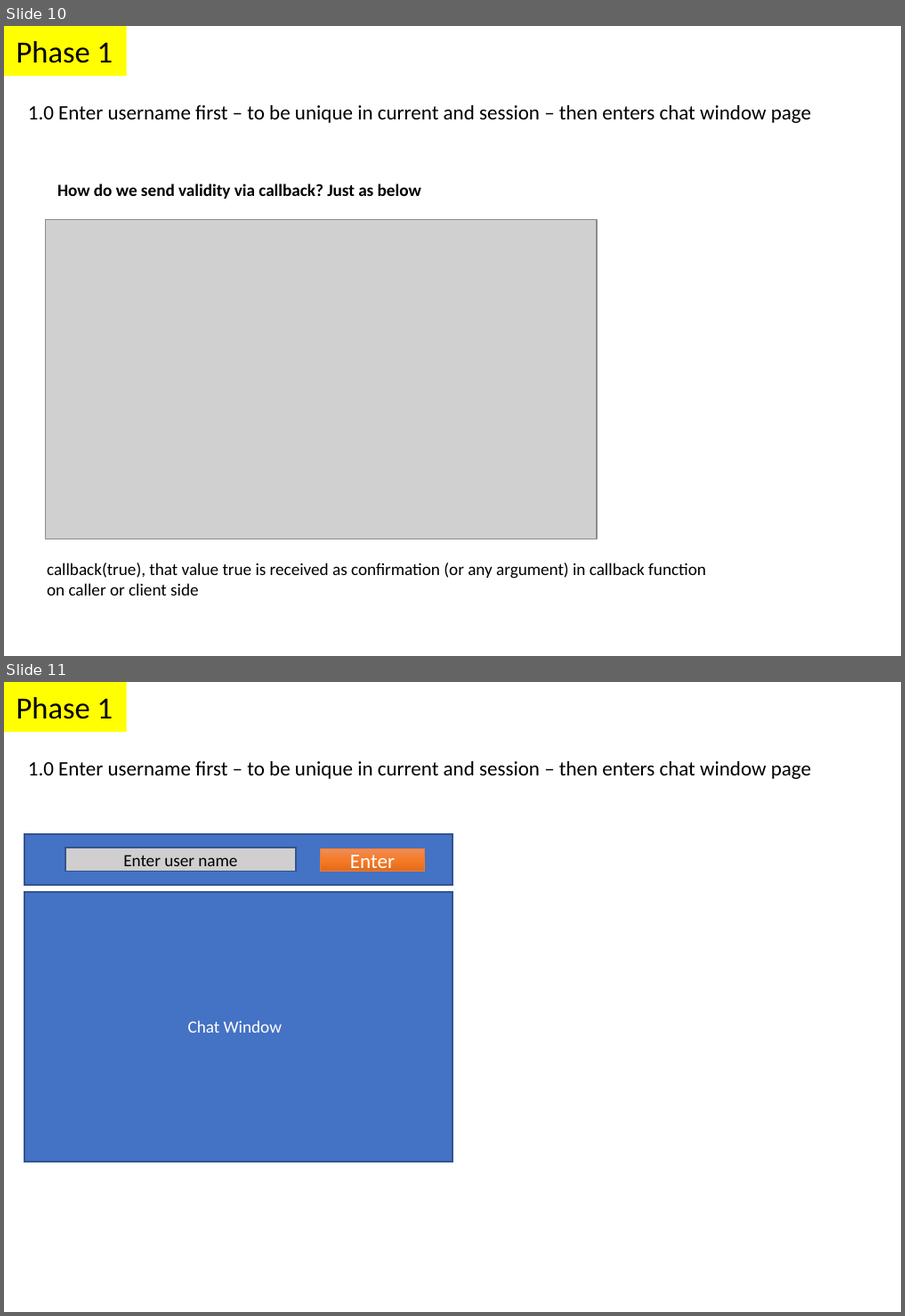
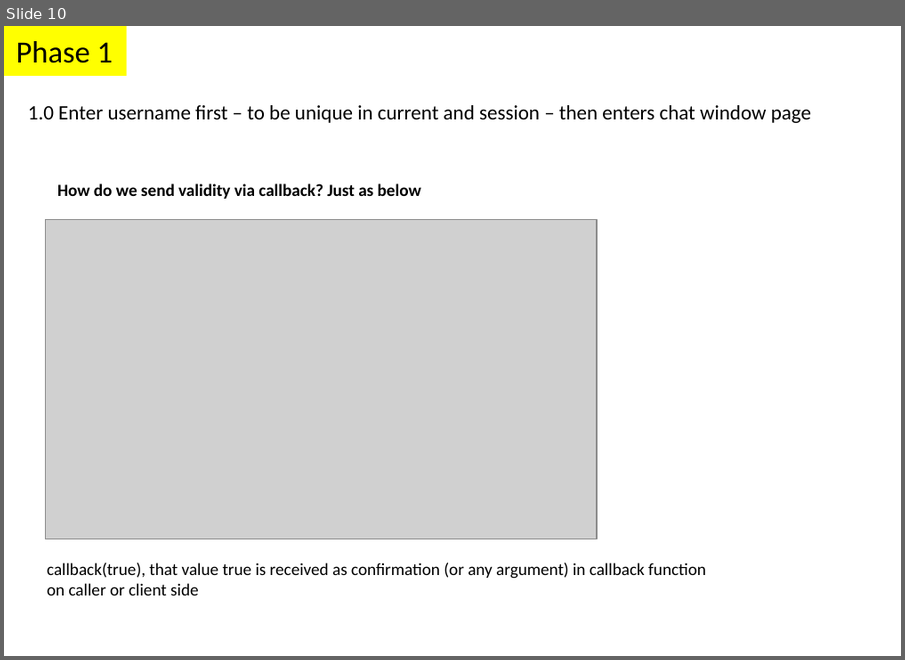
Before and after one commit to parthi2929/awesome-socket-io, a slide deck: Illustrations.pptx. Shown one above the other, each under a label of ours: slides 10 and 11 before the commit, slide 10 after it. The pictures are 905x1316 and 905x660 pixels, drawn with LibreOffice and Linux fonts; fonts in the diff are those of the drawing; grey boxes stand for pictures. Boxes give left, top, right and bottom in pixels: in the first picture for what was removed or moved away, otherwise in the second. Text is boxed around its words. In the diff, an @@ line names an element or a change of style, - is before the commit and + after.

Commit message:
User Name Validation Done

```diff
--- a/Illustrations.pptx
+++ b/Illustrations.pptx
@@ slide 11 removed at <box>4,682,901,1312</box>, background #FFFFFF @@
@@ rectangle removed at <box>4,682,127,731</box> @@
-Phase 1
@@ text removed at <box>28,761,811,779</box> @@
-1.0 Enter username first – to be unique in current and session – then enters chat window page
@@ rectangle removed at <box>24,835,453,885</box> @@
@@ rectangle removed at <box>65,848,296,872</box> @@
-Enter user name
@@ rectangle removed at <box>321,849,426,872</box> @@
-Enter
@@ rectangle removed at <box>24,891,453,1162</box> @@
@@ text removed at <box>188,1020,282,1033</box> @@
-Chat Window
```
Also in this commit, not shown: 3 slides added, 8 other files.
